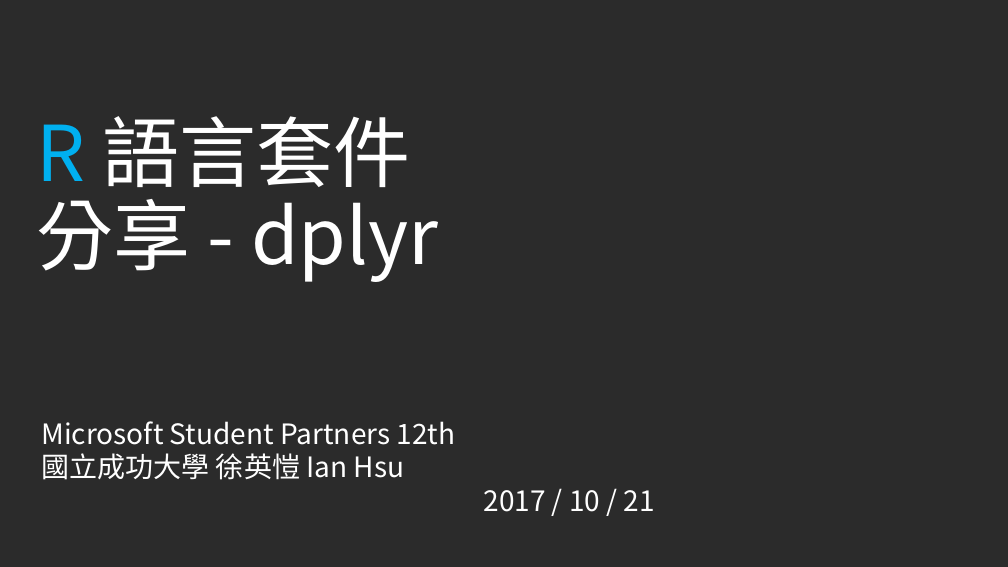
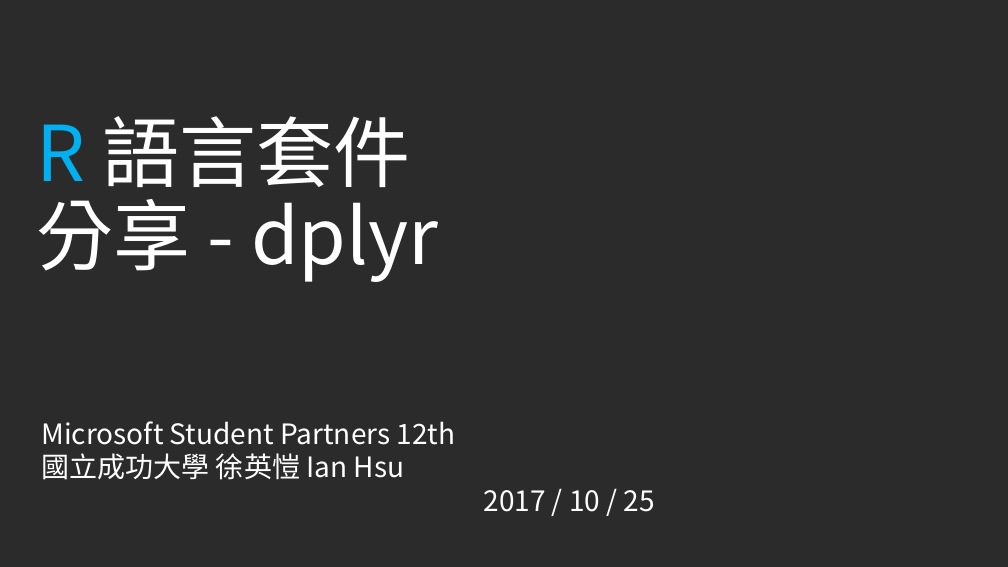
Before and after one commit to yinkaihsu/MSP-Lecture-R-Introduction, a slide deck: slide 1 of MSP_RIntoduction_IanHsu_20171025.pptx. Drawn at 1008x567 pixels with LibreOffice and Linux fonts; fonts in the diff are those of the drawing; background and template pictures are left out; a plain dark background stands for a picture behind light text. Boxes give left, top, right and bottom in pixels: in the first picture for what was removed or moved away, otherwise in the second. Text is boxed around its words. In the diff, an @@ line names an element or a change of style, - is before the commit and + after.

Commit message:
Slides of Lecture
This is the slides of lecture in NTU on 171025.

```diff
--- a/MSP_RIntoduction_IanHsu_20171025.pptx
+++ b/MSP_RIntoduction_IanHsu_20171025.pptx
@@ subtitle at box(483, 490, 655, 512): text changed @@
-2017 / 10 / 21
+2017 / 10 / 25
```
Also in this commit, not shown: 1 other slide changed, 1 slide added, 1 slide removed.
